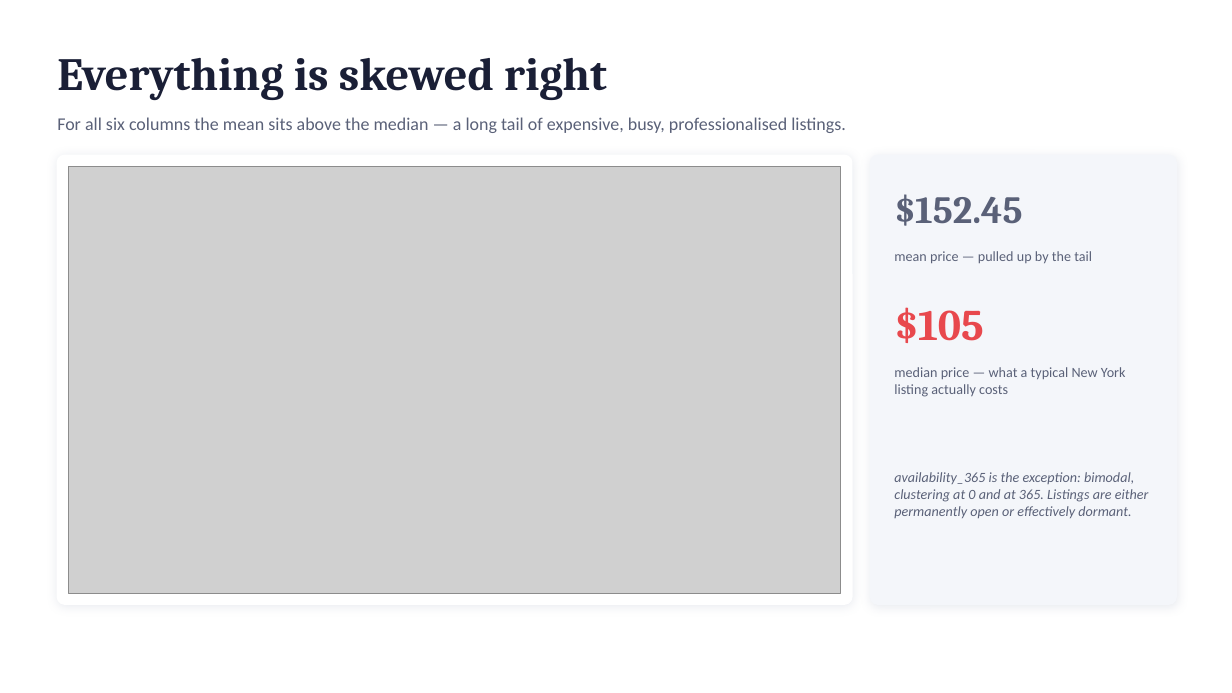
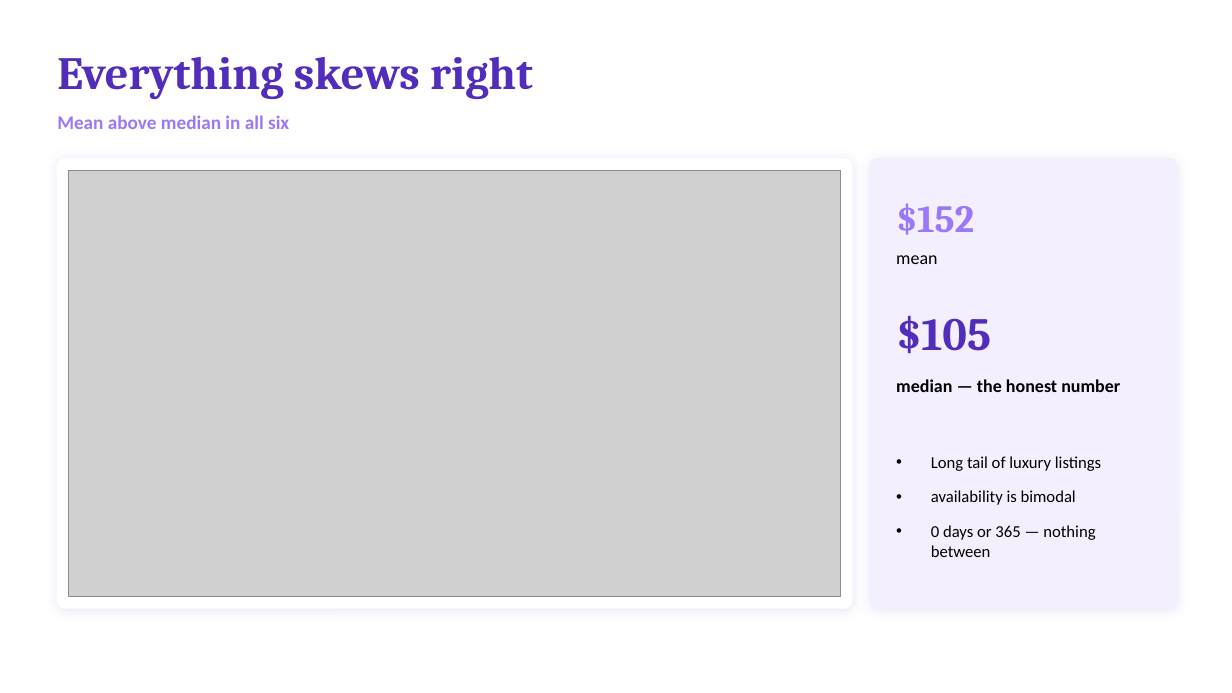
Before and after one commit to khaliddosari/Tuwaiq-Bootcamp, a slide deck: slide 5 of eda week 3/Khalid Al Dosari - EDA Project Presentation.pptx (slide 6 before the commit). Drawn at 1232x693 pixels with LibreOffice and Linux fonts; fonts in the diff are those of the drawing; grey boxes stand for pictures. Boxes give left, top, right and bottom in pixels: in the first picture for what was removed or moved away, otherwise in the second. Text is boxed around its words. In the diff, an @@ line names an element or a change of style, - is before the commit and + after.

```diff
--- a/eda week 3/Khalid Al Dosari - EDA Project Presentation.pptx
+++ b/eda week 3/Khalid Al Dosari - EDA Project Presentation.pptx
@@ text at bbox=[57, 57, 533, 99]: text changed; text colour #1A1F36 to #522CBA @@
-Everything is skewed right
+Everything skews right
@@ text at bbox=[57, 115, 289, 129]: text changed; size 14 to 15 pt; text colour #5A6178 to #9B78F7; bold on @@
-For all six columns the mean sits above the median — a long tail of expensive, busy, professionalised listings.
+Mean above median in all six
@@ rounded rectangle at bbox=[57, 159, 852, 608]: shadow changed @@
@@ 2 rounded rectangles, 1 picture, 1 text: place and size @@
-2 rounded rectangles, 1 picture, 1 text at bbox=[57, 155, 1177, 604]
+2 rounded rectangles, 1 picture, 1 text at bbox=[57, 159, 1177, 608]
@@ rounded rectangle at bbox=[871, 159, 1177, 608]: fill #F4F6FA to #F3EFFE; outline #F4F6FA 1 pt to #F3EFFE 1 pt; shadow changed @@
@@ text at bbox=[896, 203, 974, 235]: text changed; text colour #5A6178 to #9B78F7 @@
-$152.45
+$152
@@ text at bbox=[896, 255, 937, 264]: text changed; size 11 to 14 pt; text colour #5A6178 to #000000 @@
-mean price — pulled up by the tail
+mean
@@ text "$105" at bbox=[896, 315, 991, 354]: size 34 to 36 pt, text colour #E8484D to #522CBA @@
@@ text removed at bbox=[894, 367, 1126, 397] @@
-median price — what a typical New York listing actually costs
@@ text added at bbox=[896, 379, 1120, 392], 14 pt, text #000000, bold @@
+median — the honest number
@@ text removed at bbox=[894, 472, 1149, 518] @@
-availability_365 is the exception: bimodal, clustering at 0 and at 365. Listings are either permanently open or effectively dormant.
@@ text added at bbox=[931, 456, 1101, 557], 13 pt, text #000000 @@
+• Long tail of luxury listings
+• availability is bimodal
+• 0 days or 365 — nothing between
```
Also in this commit, not shown: 10 other slides changed, 2 slides added, 3 slides removed.
